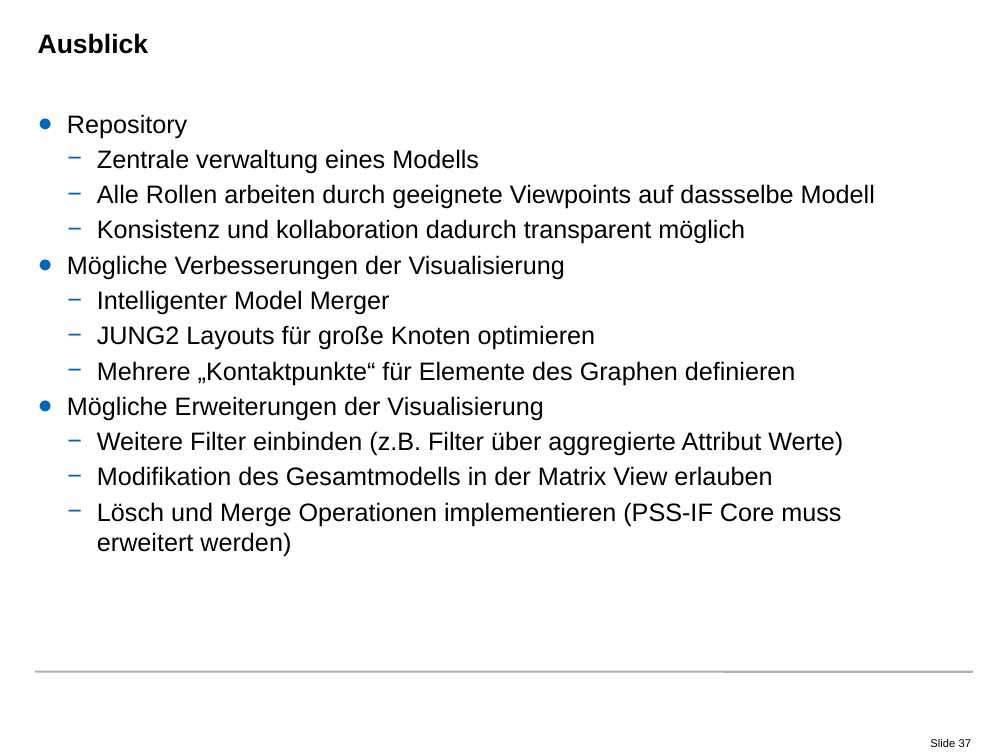
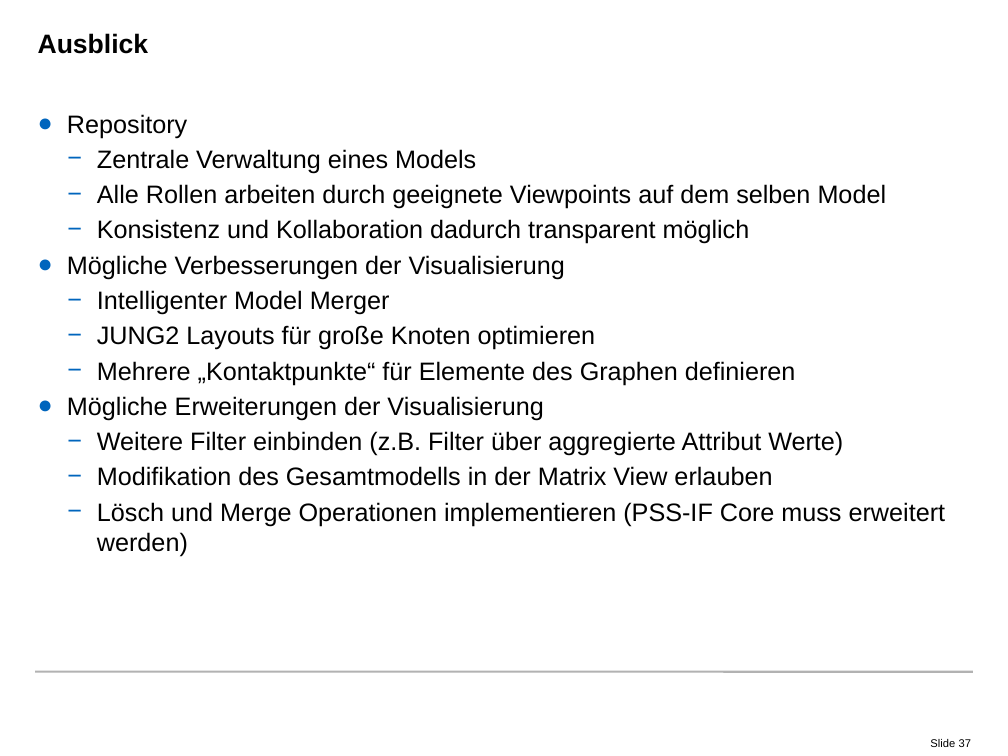
Before and after one commit to radke-tum/idp, a slide deck: slide 37 of pssif/doc/PSSIF.pptx. Drawn at 1008x756 pixels with LibreOffice and Linux fonts; fonts in the diff are those of the drawing; background and template pictures are left out. Boxes give left, top, right and bottom in pixels: in the first picture for what was removed or moved away, otherwise in the second. Text is boxed around its words. In the diff, an @@ line names an element or a change of style, - is before the commit and + after.

Commit message:
final präsi

```diff
--- a/pssif/doc/PSSIF.pptx
+++ b/pssif/doc/PSSIF.pptx
@@ text at (97, 149, 887, 244): text changed @@
-  − Zentrale verwaltung eines Modells
-  − Alle Rollen arbeiten durch geeignete Viewpoints auf dassselbe Modell
-  − Konsistenz und kollaboration dadurch transparent möglich
+  − Zentrale Verwaltung eines Models
+  − Alle Rollen arbeiten durch geeignete Viewpoints auf dem selben Model
+  − Konsistenz und Kollaboration dadurch transparent möglich
```
